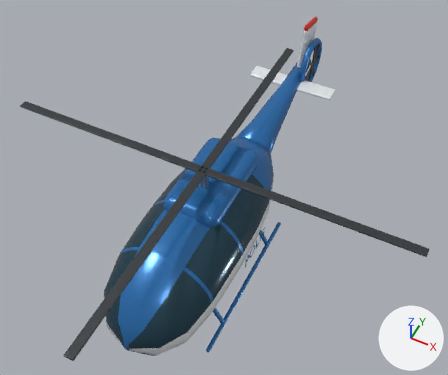
The glTF model vehicles/polishelikopter.glb, before and after one commit.
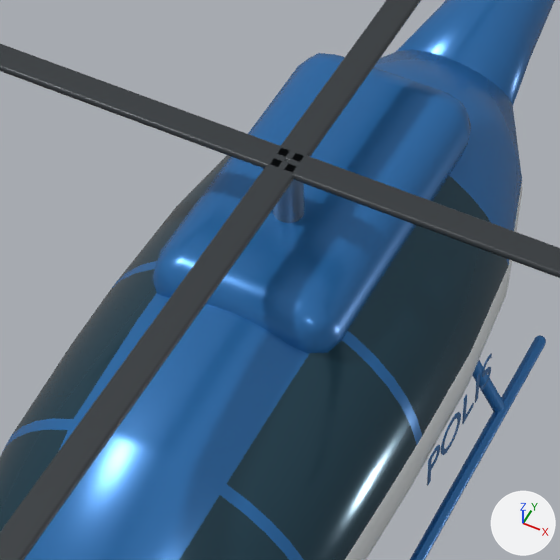
Old and new are each drawn whole from a 50 mm lens placed at (4.11, -7.58, 12.07), pointed at (-0.02, 0.68, 1.75) and again close up on the part from 26% to 64% of the width and 32% to 77% of the height. Arrows for +X, +Y and +Z are at lower right; the lights stay in place. The first two pictures are the older version. Where no turn or scale is listed for an object, it has been applied to the vertices.

In view in the first close-up: 'Glazed passenger fuselage', 'Landing runner.001', 'Main blade', 'Main blade.001', 'Main blade.002', 'Main blade.003', 'Mast', 'Police fuselage lettering.001', 'Tapered tail boom', 'Turbine housing' and 1 more.
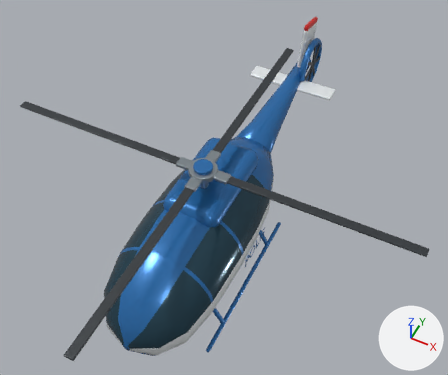
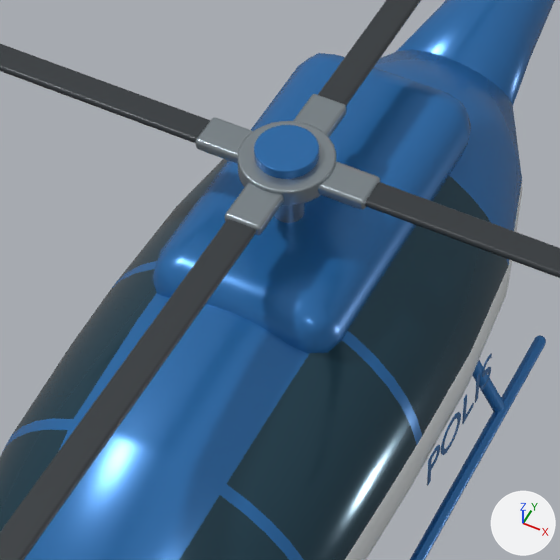
Where the newer file only moved an object's origin or applied its transform, the numbers keep the older frame.

Pixel boxes [x1, y1, x2, y2] of what changed, in the close-ups (560 x 560 px):
'Main rotor hub', added
    after: [237, 121, 336, 206]
'Main rotor cap', added (blue)
    after: [254, 125, 319, 179]
'Main blade root cuff.003', added
    after: [318, 161, 380, 210]
'Main blade root cuff.002', added
    after: [225, 183, 284, 235]
'Main blade root cuff.001', added
    after: [196, 117, 253, 164]
'Main blade root cuff', added
    after: [293, 94, 346, 137]

The edits, one by one:
Mesh me_cylinder_001 is new.
It has 192 vertices, 380 faces and spans x -0.29..0.29, y -0.29..0.29, z -0.065..0.065.
It uses material mat_rotor_hardware (grey #99a4aa).
Mesh me_cylinder_002 is new.
It has 192 vertices, 380 faces and spans x -0.19..0.19, y -0.19..0.19, z -0.037..0.037.
It uses material mat_polis_blue_lacquer (blue #2c73b5).
Mesh me_cube_017 is new.
It has 96 vertices, 188 faces and spans x -0.195..0.195, y -0.118..0.118, z -0.042..0.042.
It uses material mat_rotor_hardware (grey #99a4aa).
Mesh me_cube_015 is new.
It has 96 vertices, 188 faces and spans x -0.118..0.118, y -0.195..0.195, z -0.042..0.042.
It uses material mat_rotor_hardware (grey #99a4aa).
Mesh me_cube_013 is new.
It has 96 vertices, 188 faces and spans x -0.195..0.195, y -0.118..0.118, z -0.042..0.042.
It uses material mat_rotor_hardware (grey #99a4aa).
Mesh me_cube_011 is new.
It has 96 vertices, 188 faces and spans x -0.118..0.118, y -0.195..0.195, z -0.042..0.042.
It uses material mat_rotor_hardware (grey #99a4aa).
Object 'Main rotor hub' (ob_main_rotor_hub) is new; it shows me_cylinder_001.
Its location is (0.0, -0.27, 3.21).
Object 'Main rotor cap' (ob_main_rotor_cap) is new; it shows me_cylinder_002.
Its location is (0.0, -0.27, 3.303).
Object 'Main blade root cuff.003' (ob_main_blade_root_cuff_003) is new; it shows me_cube_017.
Its location is (0.365, -0.27, 3.21).
Object 'Main blade root cuff.002' (ob_main_blade_root_cuff_002) is new; it shows me_cube_015.
Its location is (0.0, -0.635, 3.21).
Object 'Main blade root cuff.001' (ob_main_blade_root_cuff_001) is new; it shows me_cube_013.
Its location is (-0.365, -0.27, 3.21).
Object 'Main blade root cuff' (ob_main_blade_root_cuff) is new; it shows me_cube_011.
Its location is (0.0, 0.095, 3.21).
